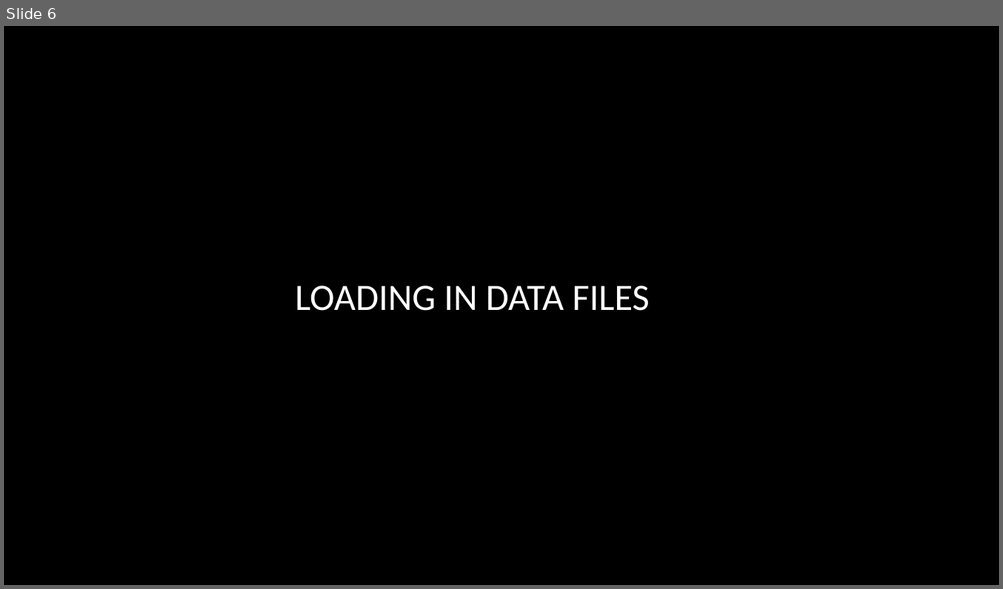
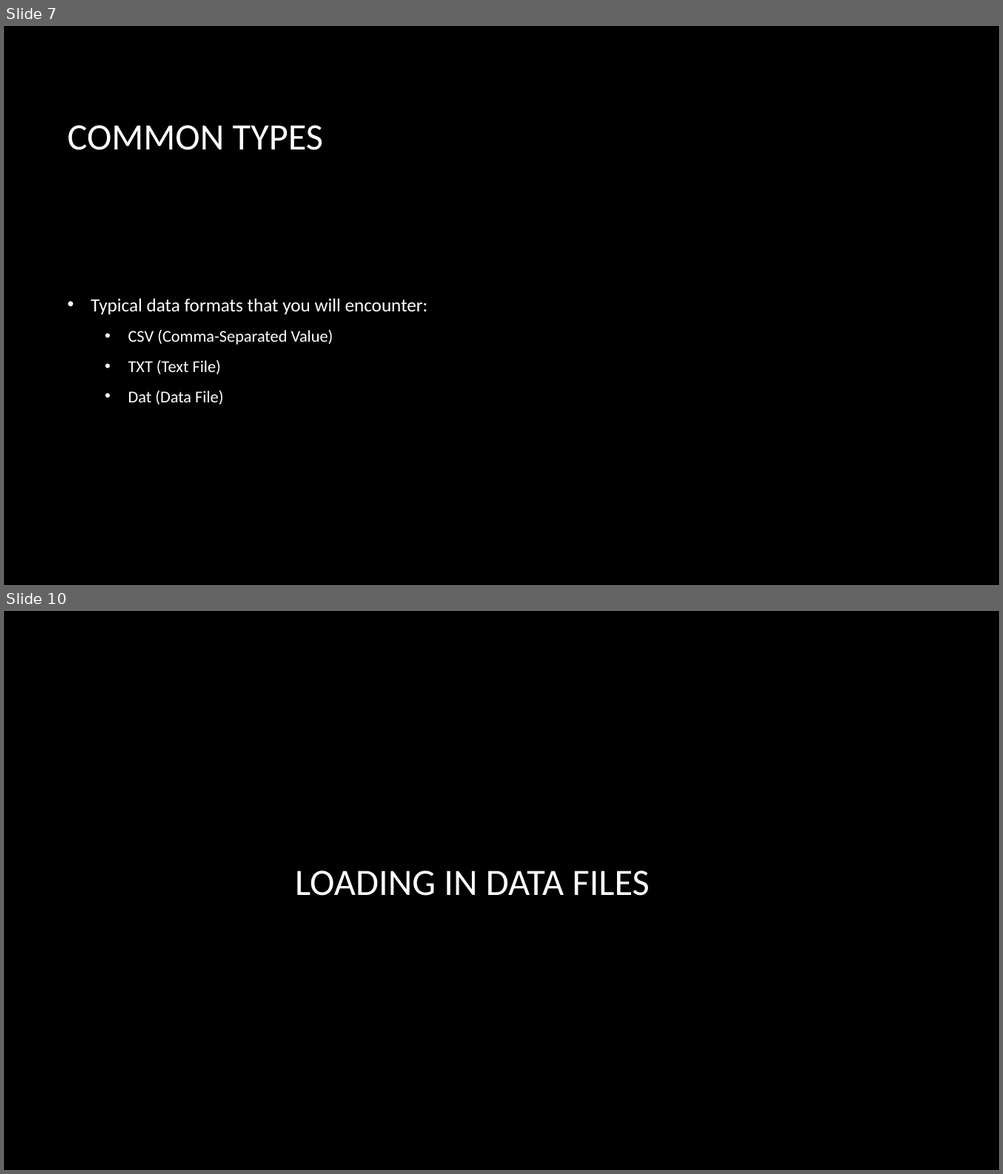
Before and after one commit to smandhai/Astro-Data-Handling-Tutorials, a slide deck: Intro to Astro-data .pptx. Shown one above the other, each under a label of ours: slide 6 before the commit, slides 7 and 10 after it; the slides between them are not shown. The pictures are 1003x589 and 1003x1174 pixels, drawn with LibreOffice and Linux fonts; fonts in the diff are those of the drawing; background and template pictures are left out. Boxes give left, top, right and bottom in pixels: in the first picture for what was removed or moved away, otherwise in the second. Text is boxed around its words. In the diff, an @@ line names an element or a change of style, - is before the commit and + after.

```diff
--- a/Intro to Astro-data .pptx
+++ b/Intro to Astro-data .pptx
@@ slide 7 added at [4, 26, 999, 585], background picture (left out) @@
@@ title added at [68, 125, 323, 150], 36 pt, text #FFFFFF @@
+COMMON TYPES
@@ text added at [91, 298, 428, 405], 16 pt, text #FFFFFF @@
+• Typical data formats that you will encounter:
+  • CSV (Comma-Separated Value)
+  • TXT (Text File)
+  • Dat (Data File)
@@ what was slide 6 is now slide 10 @@
```
Also in this commit, not shown: 10 other slides added.
